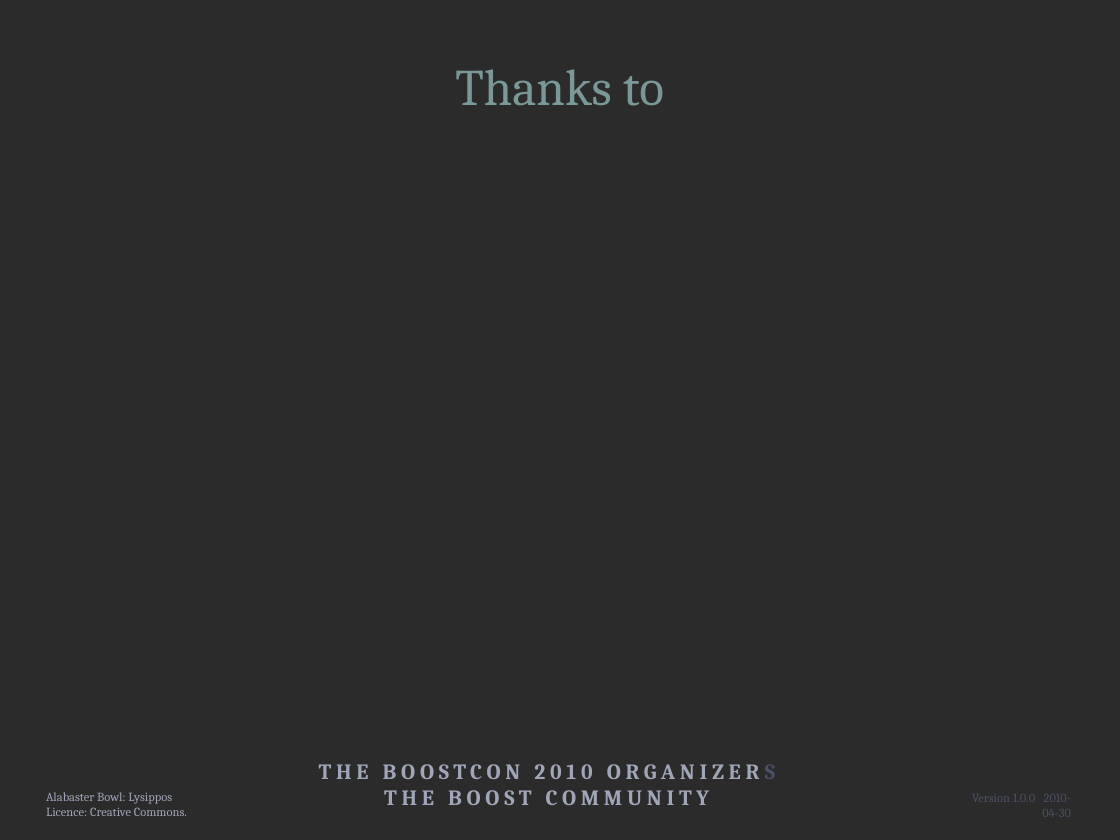
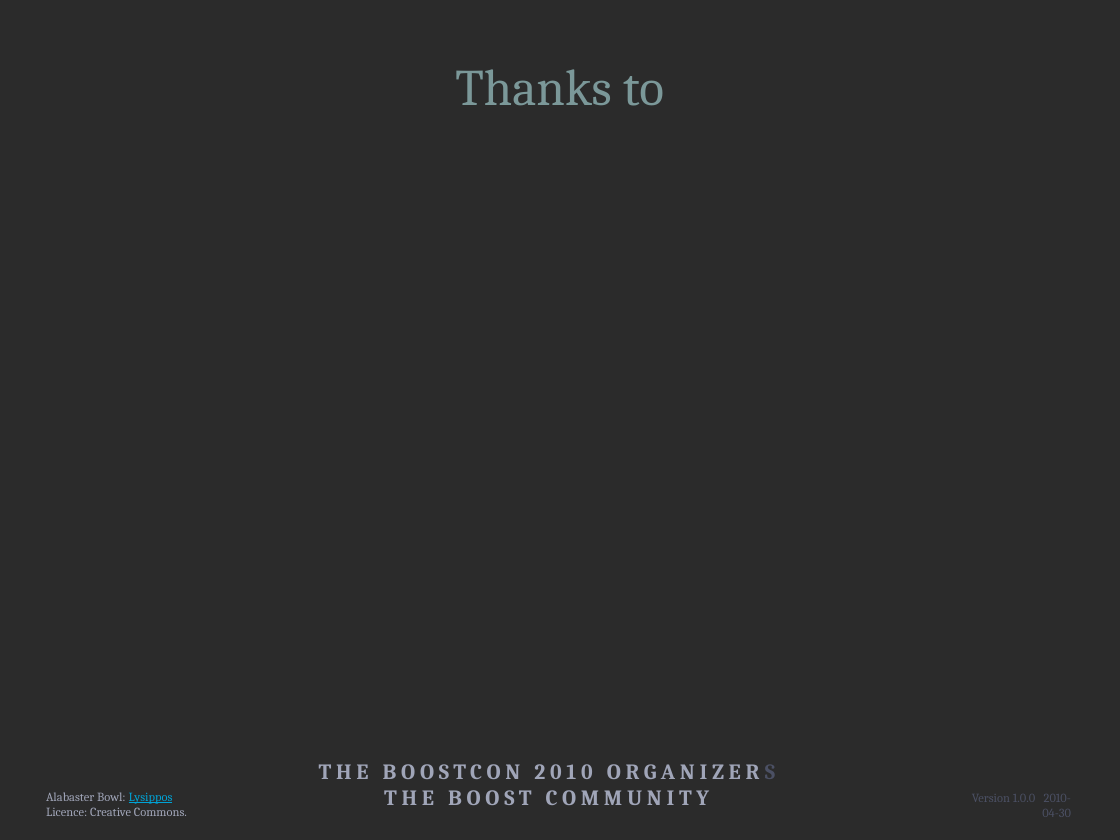
Before and after one commit to ryppl/boost-history, a slide deck: slide 44 of itl/libs/validate/doc/boostcon2010/BoostAlabaster.pptx. Drawn at 1120x840 pixels with LibreOffice and Linux fonts; fonts in the diff are those of the drawing; background and template pictures are left out; a plain dark background stands for a picture behind light text. Boxes give left, top, right and bottom in pixels: in the first picture for what was removed or moved away, otherwise in the second. Text is boxed around its words. In the diff, an @@ line names an element or a change of style, - is before the commit and + after.

Commit message:
Modified presentation Boost.Alabaster.
SVN-Revision: 61749

```diff
--- a/itl/libs/validate/doc/boostcon2010/BoostAlabaster.pptx
+++ b/itl/libs/validate/doc/boostcon2010/BoostAlabaster.pptx
@@ text at (x1=46, y1=792, x2=173, y2=804): text colour #A0A5B8 to #00A3D6, underline on in "Lysippos" @@
```
Also in this commit, not shown: 16 other slides changed, 1 other file.
